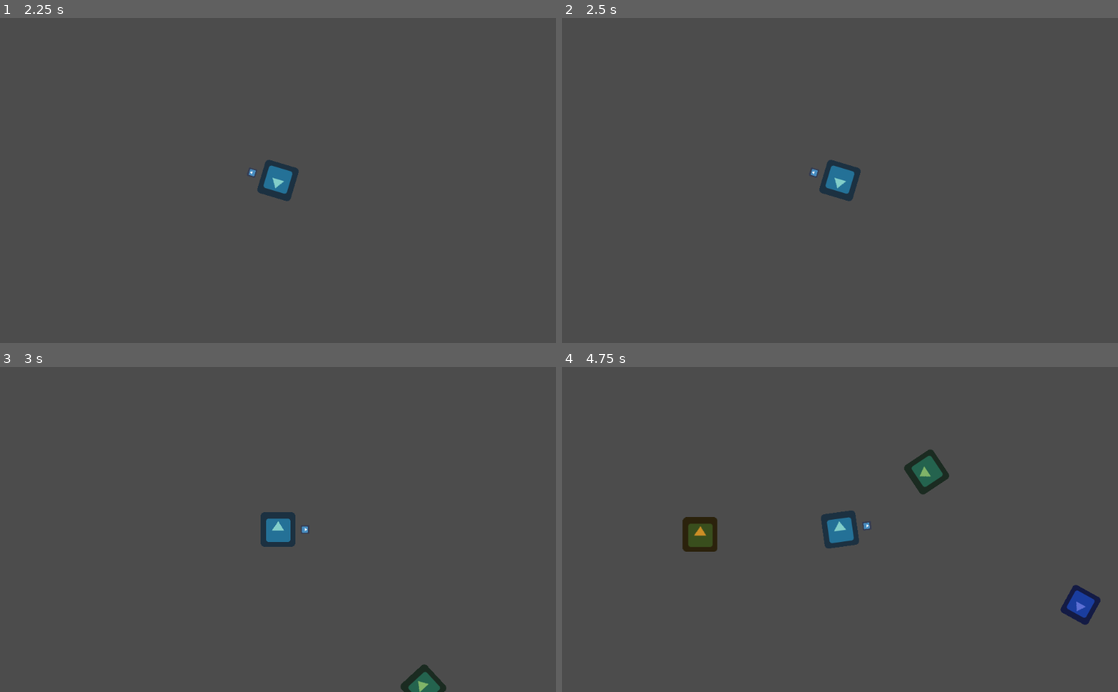
Above: before the commit, frames 1-4 (two rows, left to right).
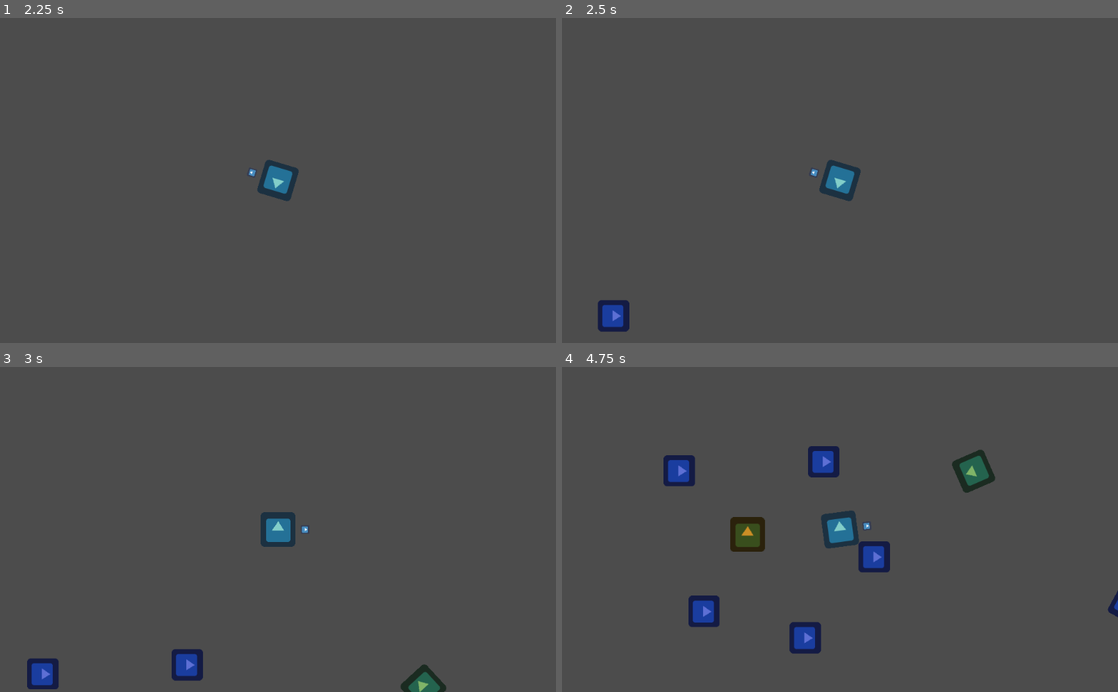
Above: after the commit, the same moments.

Repository: moisesjbc/spain-game-dev-jam-3
Game: Godot game, scene res://gameplay/main/main.tscn
Two runs of this game, one before a commit and one after it. Both use one fixed random seed, a clock stepped at 60 frames per second and the inputs below. The engine's default icon, where the game draws it, is replaced by a stand-in: a white triangle on a blue panel in a dark square.
Inputs (mouse positions are in pixels of both pictures, inside the frame that each line leads up to):
- Up to frame 1 (2.25 s): move the mouse to (250, 245) at 0.52 s; hold Up (ui_up) 0.53-2.03 s; move the mouse to (444, 229) at 1.27 s; move the mouse to (111, 131) at 2.02 s; hold Left (ui_left) from 2.03 s (still down)
- Up to frame 2 (2.5 s): keep holding Left (ui_left)
- Up to frame 3 (3 s): keep holding Left (ui_left); move the mouse to (305, 529) at 2.77 s
- Up to frame 4 (4.75 s): move the mouse to (756, 448) at 3.52 s; release Left (ui_left) at 3.53 s; hold Down (ui_down) 3.53-4.28 s; move the mouse to (962, 513) at 4.27 s; hold Right (ui_right) from 4.28 s (still down)

Frame 1 is identical in both runs. In frame 2, 0.5% of the frame differs, in the area x 6-13%, y 86-97%; in frame 3, 1.1%; in frame 4, 6.0%, in the area x 18-100%, y 24-89%.

Commit message:
Ajusta velocidad de disparo en base a energía

Diff:
--- a/godot-project/gameplay/buildings/turret/turret.gd
+++ b/godot-project/gameplay/buildings/turret/turret.gd
@@ -2,15 +2,16 @@
 
 var targets_in_area = []
 var bullet_scene = preload("res://gameplay/items/bullet/bullet.tscn")
-var shoot_charging_timeout = 1
-var energy = 0
-var max_energy = 5
+var max_shoot_charging_timeout = 2.0
+var min_shoot_charging_timeout = 0.5
+var energy = 0.0
+var max_energy = 5.0
 
 
 func _on_influence_area_body_entered(body):
 	if 'phantoms' in body.get_groups():
 		targets_in_area.append(body)
-		if energy > 0 and len(targets_in_area) == 1:
+		if energy > 0.2 and len(targets_in_area) == 1:
 			_prepare_shoot()
 
 
@@ -25,11 +26,13 @@
 
 
 func _physics_process(_delta):
-	if energy > 0 and len(targets_in_area) > 0:
+	if energy > 0.2 and len(targets_in_area) > 0:
 		look_at(targets_in_area[0].global_position)
 
 
 func _prepare_shoot():
+	var shoot_charging_timeout = min_shoot_charging_timeout + (1.0 - (energy / max_energy)) * (max_shoot_charging_timeout - min_shoot_charging_timeout)
+	print('shoot_charging_timeout', shoot_charging_timeout)
 	look_at(targets_in_area[0].global_position)
 	$shoot_charging_timer.start(shoot_charging_timeout)
 
@@ -51,9 +54,10 @@
 
 
 func set_energy(new_energy):
+	print('new_energy', new_energy)
 	energy = new_energy
-	if energy == 0:
+	if energy < 0.2:
 		$shoot_charging_timer.stop()
-	if energy > 0:
+	if energy > 0.2:
 		if $shoot_charging_timer.is_stopped() and len(targets_in_area) > 0:
 			_prepare_shoot()
--- a/godot-project/gameplay/connections/connections.gd
+++ b/godot-project/gameplay/connections/connections.gd
@@ -41,14 +41,18 @@
 
 func disconnect_connection(connection):
 	if 'generators' in connection[0].get_groups():
+		connection[0].consumed_energy = 0
 		_generators.remove(_generators.find(connection[0]))
 	elif 'generators' in connection[1].get_groups():
+		connection[1].consumed_energy = 0
 		_generators.remove(_generators.find(connection[1]))
 
 	if 'consumers' in connection[0].get_groups():
-		_consumers.remove(_generators.find(connection[0]))
+		connection[0].set_energy(0)
+		_consumers.remove(_consumers.find(connection[0]))
 	elif 'consumers' in connection[1].get_groups():
-		_consumers.remove(_generators.find(connection[1]))
+		connection[1].set_energy(0)
+		_consumers.remove(_consumers.find(connection[1]))
 
 	_connections.remove(_connections.find(connection))
 
@@ -68,10 +72,11 @@
 		var connected_consumers = _get_connected_consumers(generator, [])
 
 		if len(connected_consumers):
-			var available_energy = generator.total_energy
+			var available_energy = float(generator.total_energy)
 			var consumers_requiring_energy = [] + connected_consumers
 
-			while available_energy and len(consumers_requiring_energy):
+
+			while available_energy > 0.5 and len(consumers_requiring_energy):
 				var current_consumers = [] + consumers_requiring_energy
 				consumers_requiring_energy = []
 
@@ -94,8 +99,6 @@
 							available_energy -= energy_per_consumer - (current_consumer.max_energy - energies[current_consumer.name])
 							energies[current_consumer.name] += current_consumer.max_energy - energies[current_consumer.name]
 
-			print('energiers ', energies)
-
 			for consumer in _consumers:
 				if energies.has(consumer.name):
 					consumer.set_energy(energies[consumer.name])
--- a/godot-project/gameplay/main/main.tscn
+++ b/godot-project/gameplay/main/main.tscn
@@ -48,5 +48,20 @@
 
 [node name="investigation_centre" parent="." instance=ExtResource( 11 )]
 position = Vector2( 1277.21, 658.821 )
+
+[node name="turret2" parent="." instance=ExtResource( 4 )]
+position = Vector2( 196.001, 262.747 )
+
+[node name="turret3" parent="." instance=ExtResource( 4 )]
+position = Vector2( 9.53516, 214.012 )
+
+[node name="turret4" parent="." instance=ExtResource( 4 )]
+position = Vector2( 323.136, 113.363 )
+
+[node name="turret5" parent="." instance=ExtResource( 4 )]
+position = Vector2( 229.904, -62.5083 )
+
+[node name="turret6" parent="." instance=ExtResource( 4 )]
+position = Vector2( -36.0218, -45.5569 )
 [connection signal="player_died" from="player" to="." method="_on_player_player_died"]
 [connection signal="investigation_completed" from="investigation_centre" to="." method="_on_investigation_centre_investigation_completed"]
